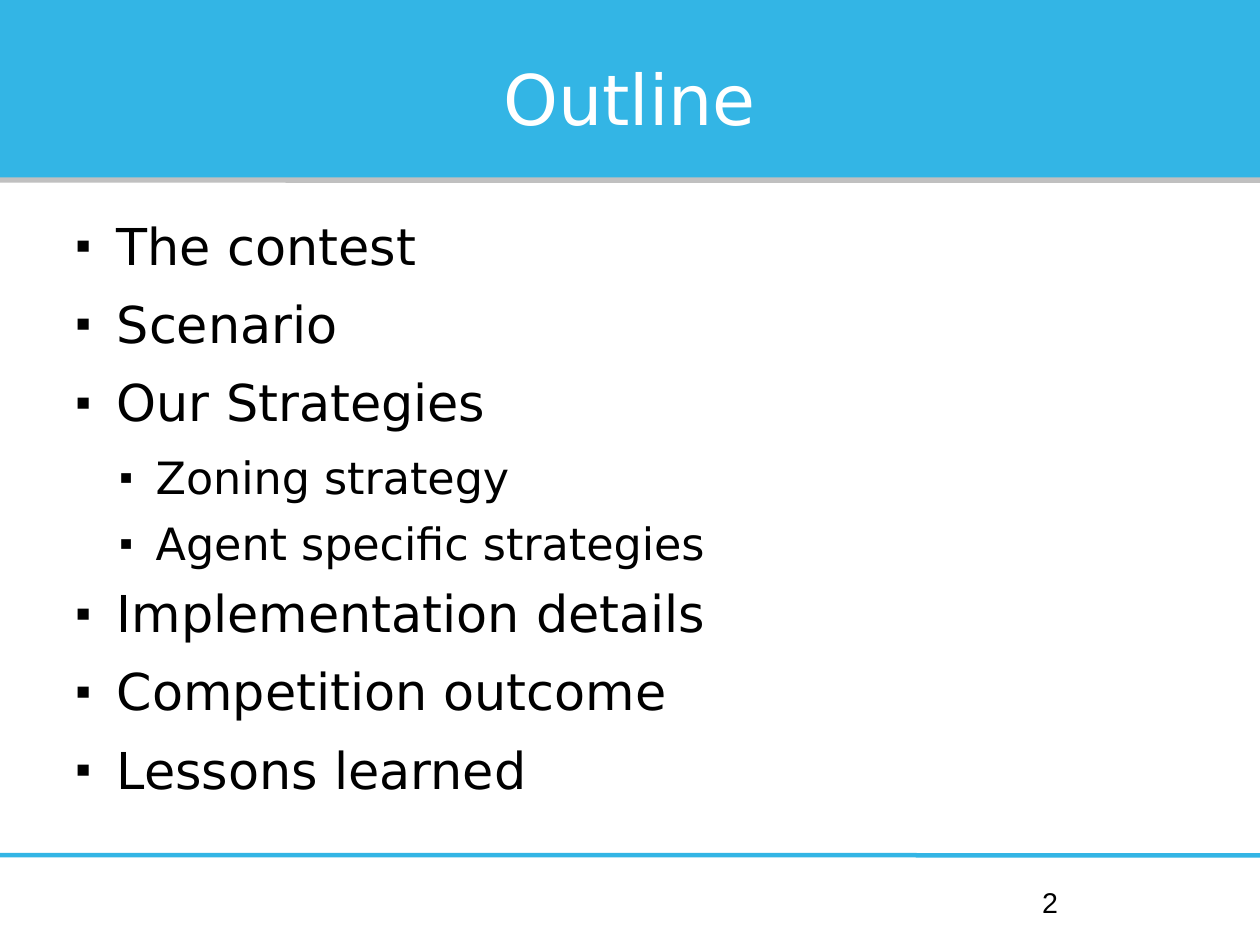
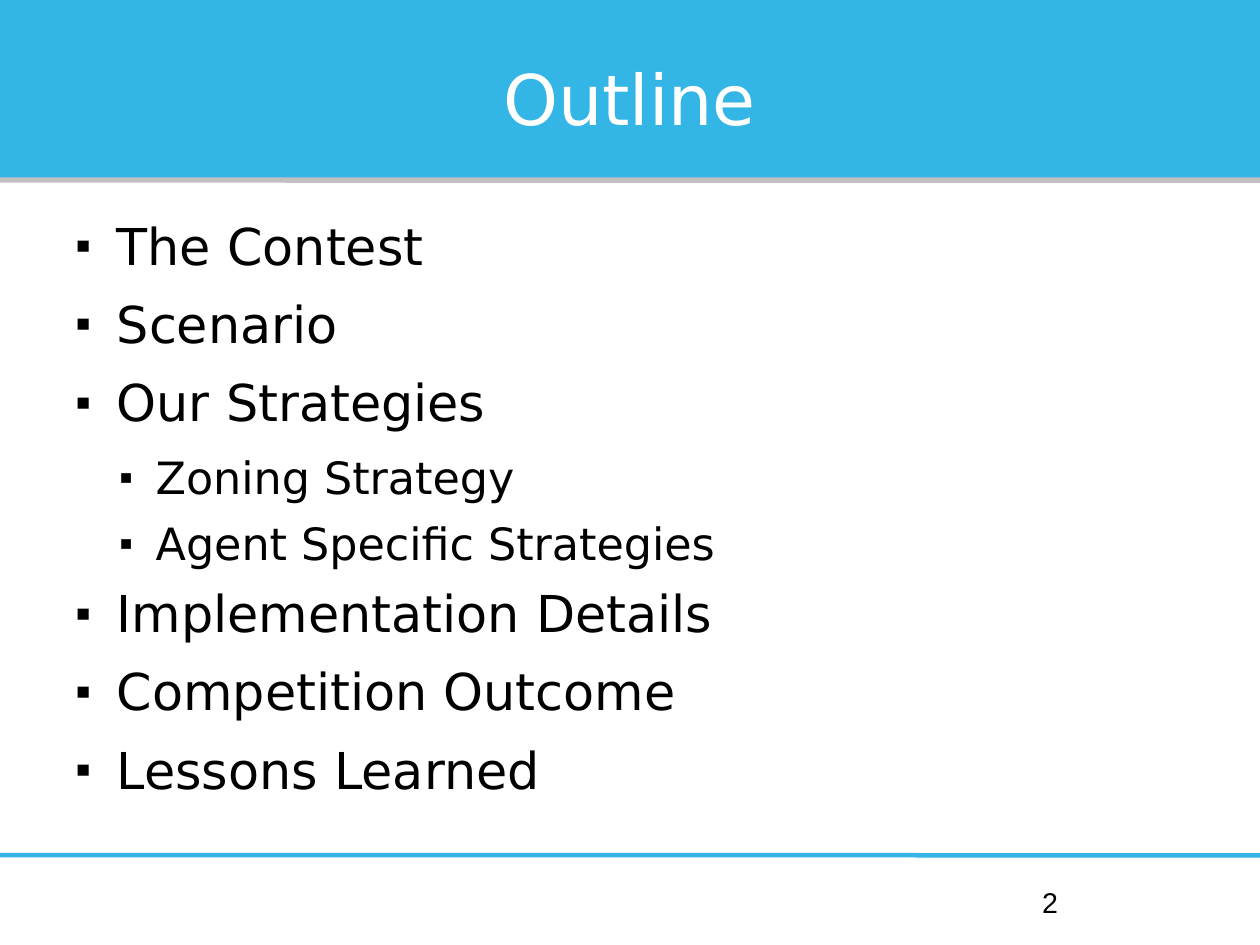
Before and after one commit to Institute-Web-Science-and-Technologies/mapc, a slide deck: slide 2 of Oberseminar/presentation.odp. Drawn at 1260x945 pixels with LibreOffice and Linux fonts; fonts in the diff are those of the drawing. Boxes give left, top, right and bottom in pixels: in the first picture for what was removed or moved away, otherwise in the second. Text is boxed around its words. In the diff, an @@ line names an element or a change of style, - is before the commit and + after.

```diff
--- a/Oberseminar/presentation.odp
+++ b/Oberseminar/presentation.odp
@@ text at (x1=117, y1=226, x2=423, y2=266): text changed @@
-■ The contest
+■ The Contest
@@ text at (x1=117, y1=460, x2=715, y2=790): text changed @@
-  ■ Zoning strategy
-  ■ Agent specific strategies
-■ Implementation details
-■ Competition outcome
-■ Lessons learned
+  ■ Zoning Strategy
+  ■ Agent Specific Strategies
+■ Implementation Details
+■ Competition Outcome
+■ Lessons Learned
```
Also in this commit, not shown: 24 other slides changed, 1 other file.
